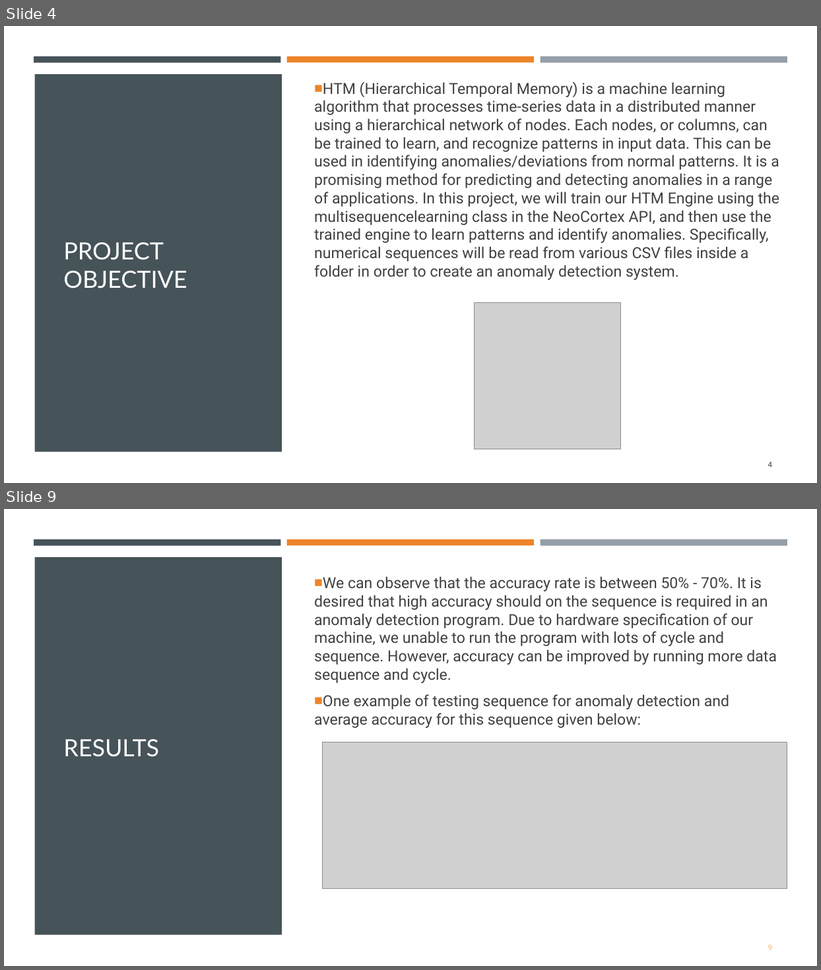
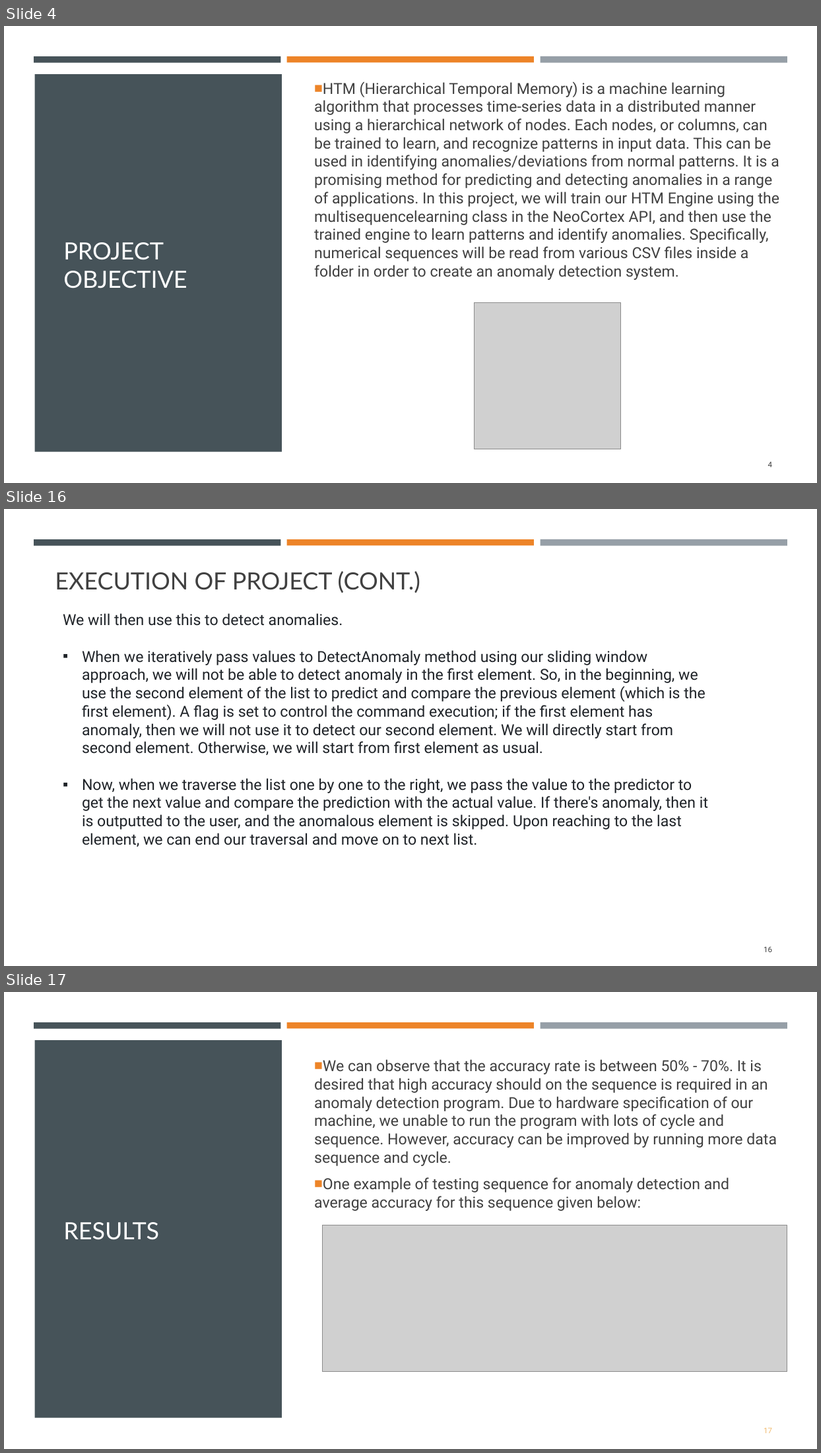
Before and after one commit to mahbubur-r/neocortexapi, a slide deck: source/MySEProject/Documentation/ML2324-8 Implement Anomaly Detection Sample.pptx. Shown one above the other, each under a label of ours: slides 4 and 9 before the commit, slides 4, 16 and 17 after it; the slides between them are not shown. The pictures are 821x970 and 821x1453 pixels, drawn with LibreOffice and Linux fonts; fonts in the diff are those of the drawing; grey boxes stand for pictures. Boxes give left, top, right and bottom in pixels: in the first picture for what was removed or moved away, otherwise in the second. Text is boxed around its words. In the diff, an @@ line names an element or a change of style, - is before the commit and + after.

Commit message:
slight changes project doc and updated it

```diff
--- a/source/MySEProject/Documentation/ML2324-8 Implement Anomaly Detection Sample.pptx
+++ b/source/MySEProject/Documentation/ML2324-8 Implement Anomaly Detection Sample.pptx
@@ slide 16 added at box(4, 509, 817, 966), background #FFFFFF @@
@@ rectangle added at box(34, 539, 281, 545), fill #465359 @@
@@ rectangle added at box(287, 539, 534, 545), fill #ED8428 @@
@@ rectangle added at box(540, 539, 787, 546), fill #969FA7 @@
@@ title added at box(55, 571, 420, 593), 28 pt, text #404040 @@
+EXECUTION OF PROJECT (CONT.)
@@ text added at box(63, 613, 708, 847), 18 pt, text #1F2328 @@
+We will then use this to detect anomalies.
+▪ When we iteratively pass values to DetectAnomaly method using our sliding window approach, we will not be able to detect anomaly in the first element. So, in the beginning, we use the second element of the list to predict and compare the previous element (which is the first element). A flag is set to control the command execution; if the first element has anomaly, then we will not use it to detect our second element. We will directly start from second element. Otherwise, we will start from first element as usual.
+▪ Now, when we traverse the list one by one to the right, we pass the value to the predictor to get the next value and compare the prediction with the actual value. If there's anomaly, then it is outputted to the user, and the anomalous element is skipped. Upon reaching to the last element, we can end our traversal and move on to next list.
@@ page number added at box(764, 947, 772, 953), 9 pt, text #404040 @@
+16
@@ what was slide 9 is now slide 17 @@
@@ page number at box(764, 1428, 772, 1434): text changed @@
-9
+17
```
Also in this commit, not shown: 5 slides changed, 7 other slides added, 1 other file.
